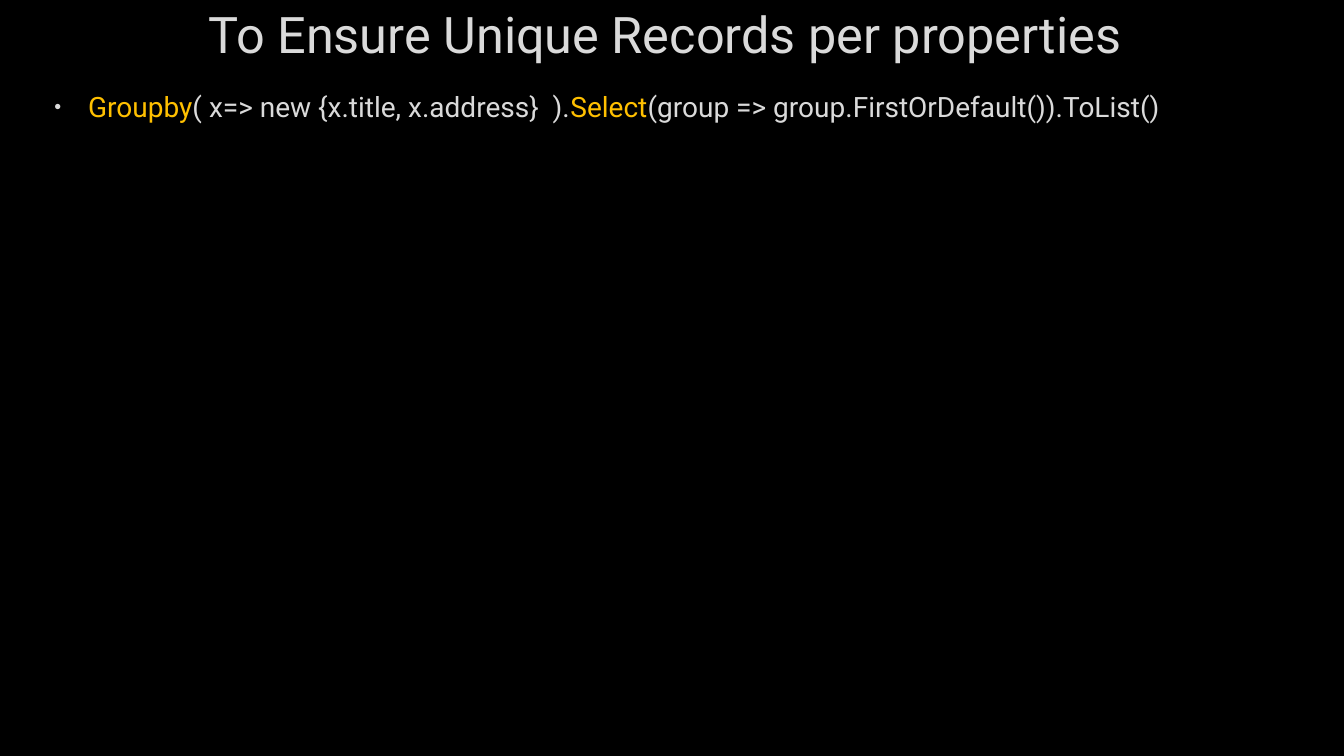
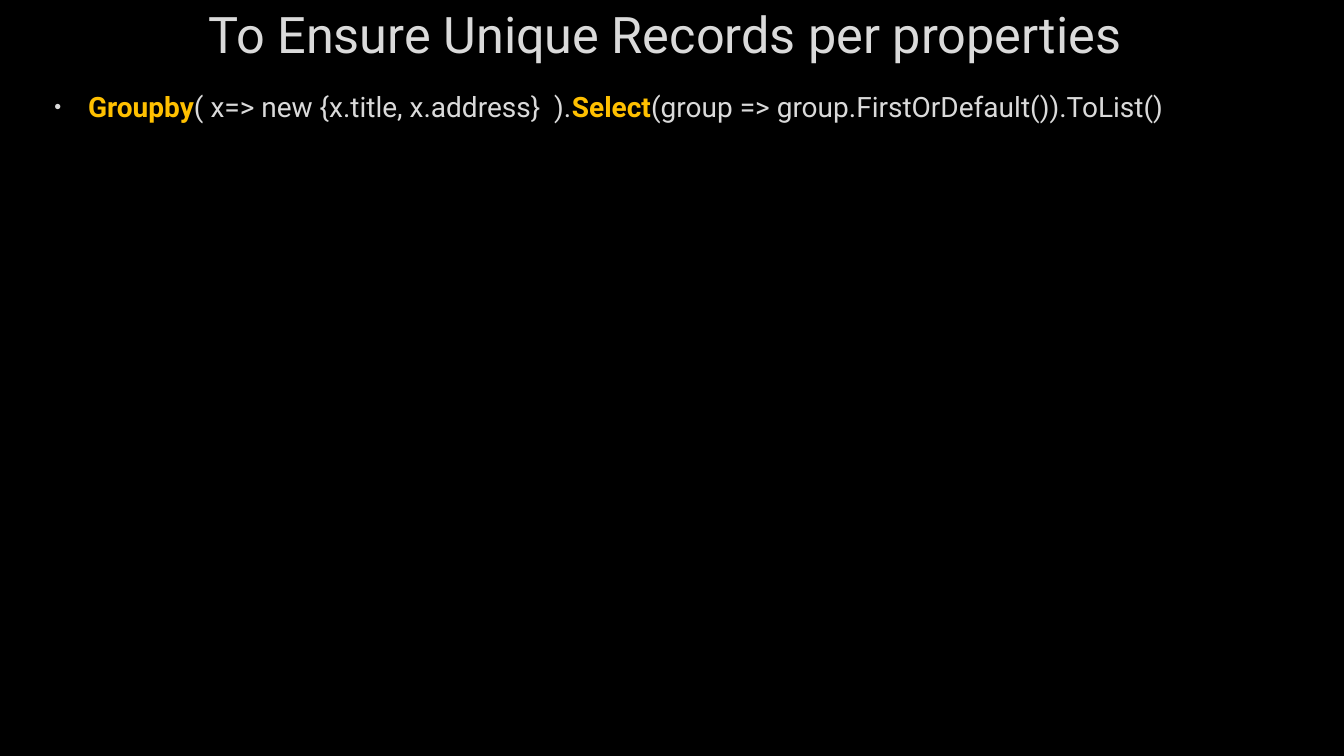
Before and after one commit to AhmedMohamedSamir1/Summary, a slide deck: slide 44 of Dot Net/C#, LINQ, EF,OOP&Solid.pptx. Drawn at 1344x756 pixels with LibreOffice and Linux fonts; fonts in the diff are those of the drawing; background and template pictures are left out. Boxes give left, top, right and bottom in pixels: in the first picture for what was removed or moved away, otherwise in the second. Text is boxed around its words. In the diff, an @@ line names an element or a change of style, - is before the commit and + after.

```diff
--- a/Dot Net/C#, LINQ, EF,OOP&Solid.pptx
+++ b/Dot Net/C#, LINQ, EF,OOP&Solid.pptx
@@ text "Groupby( x=> new {x.title, x.address} ..." at bbox=[88, 94, 1163, 123]: bold on in "Groupby( ).Select(group" @@
```
Also in this commit, not shown: 5 other files.
